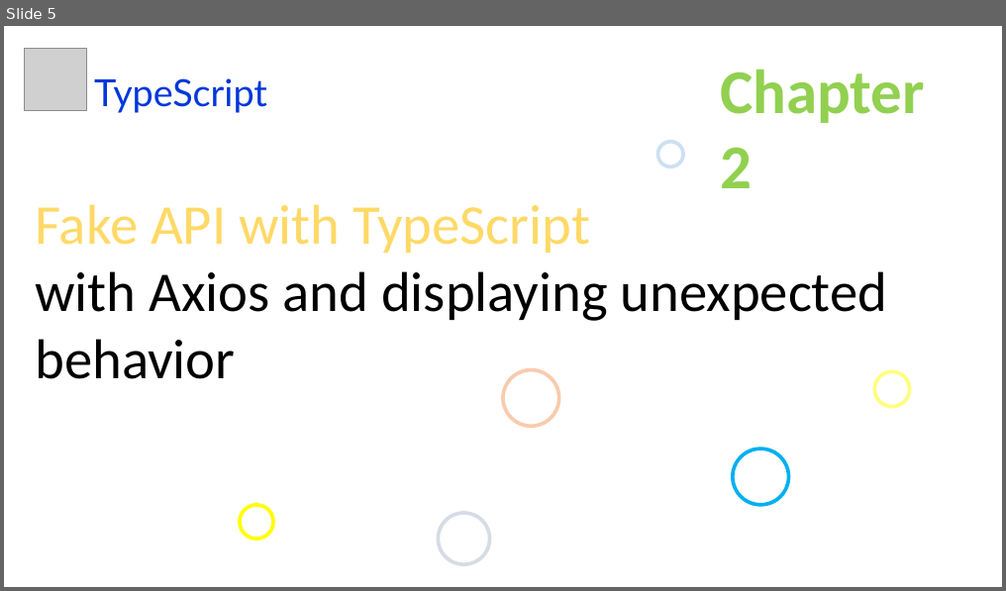
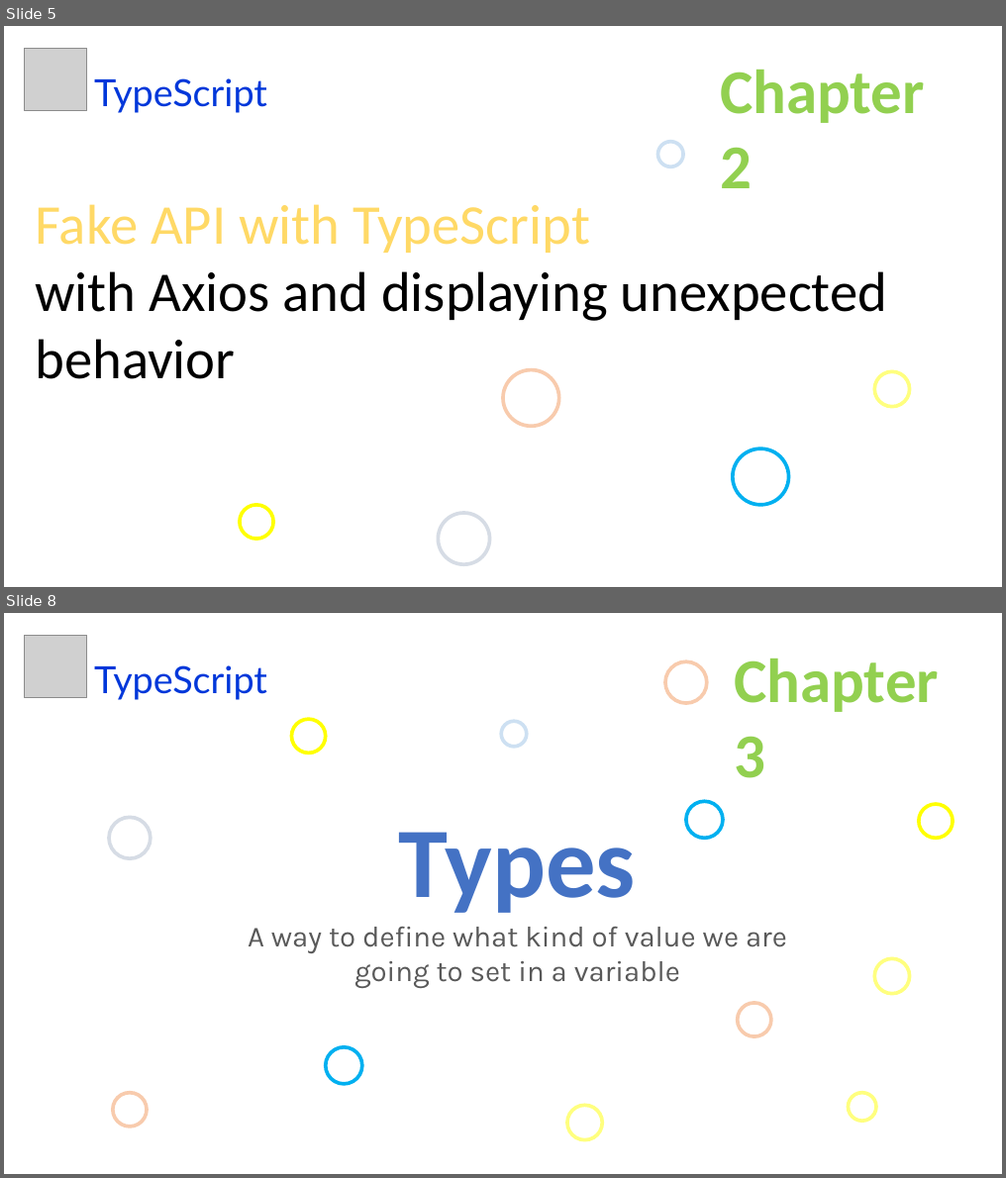
Before and after one commit to uidhtml/typescript-tutorials, a slide deck: typescript-tutorials.pptx. Shown one above the other, each under a label of ours: slide 5 before the commit, slides 5 and 8 after it; the slides between them are not shown. The pictures are 1006x591 and 1006x1178 pixels, drawn with LibreOffice and Linux fonts; fonts in the diff are those of the drawing; grey boxes stand for pictures. Boxes give left, top, right and bottom in pixels: in the first picture for what was removed or moved away, otherwise in the second. Text is boxed around its words. In the diff, an @@ line names an element or a change of style, - is before the commit and + after.

Commit message:
Added chapter 3

```diff
--- a/typescript-tutorials.pptx
+++ b/typescript-tutorials.pptx
@@ slide 8 added at (4,613,1002,1174), background #FFFFFF @@
@@ picture added at (24,635,87,697) @@
@@ text added at (94,665,267,700), 36 pt, text #0037DA @@
+TypeScript
@@ ellipse added at (665,662,707,703), outline #F8CBAD 3.5 pt @@
@@ text added at (734,659,939,778), 60 pt, text #92D050, bold @@
+Chapter 3
@@ ellipse added at (291,719,325,753), outline #FFFF00 3.5 pt @@
@@ ellipse added at (501,722,527,747), outline #9DC3E6 3.5 pt @@
@@ ellipse added at (109,817,150,859), outline #D6DCE5 3.5 pt @@
@@ ellipse added at (686,802,723,839), outline #00B0F0 3.5 pt @@
@@ ellipse added at (919,804,952,838), outline #FFFF00 3.5 pt @@
@@ text added at (248,832,787,988), 28 pt, text #595959 @@
+Types
+A way to define what kind of value we are going to set in a variable
@@ ellipse added at (874,959,910,994), outline #FFFF00 3.5 pt @@
@@ ellipse added at (738,1003,771,1037), outline #F8CBAD 3.5 pt @@
@@ ellipse added at (326,1048,362,1084), outline #00B0F0 3.5 pt @@
@@ ellipse added at (113,1093,147,1127), outline #F8CBAD 3.5 pt @@
@@ ellipse added at (567,1106,603,1141), outline #FFFF00 3.5 pt @@
@@ ellipse added at (848,1093,877,1121), outline #FFFF00 3.5 pt @@
```
Also in this commit, not shown: 2 slides changed, 4 other slides added, 7 other files.
